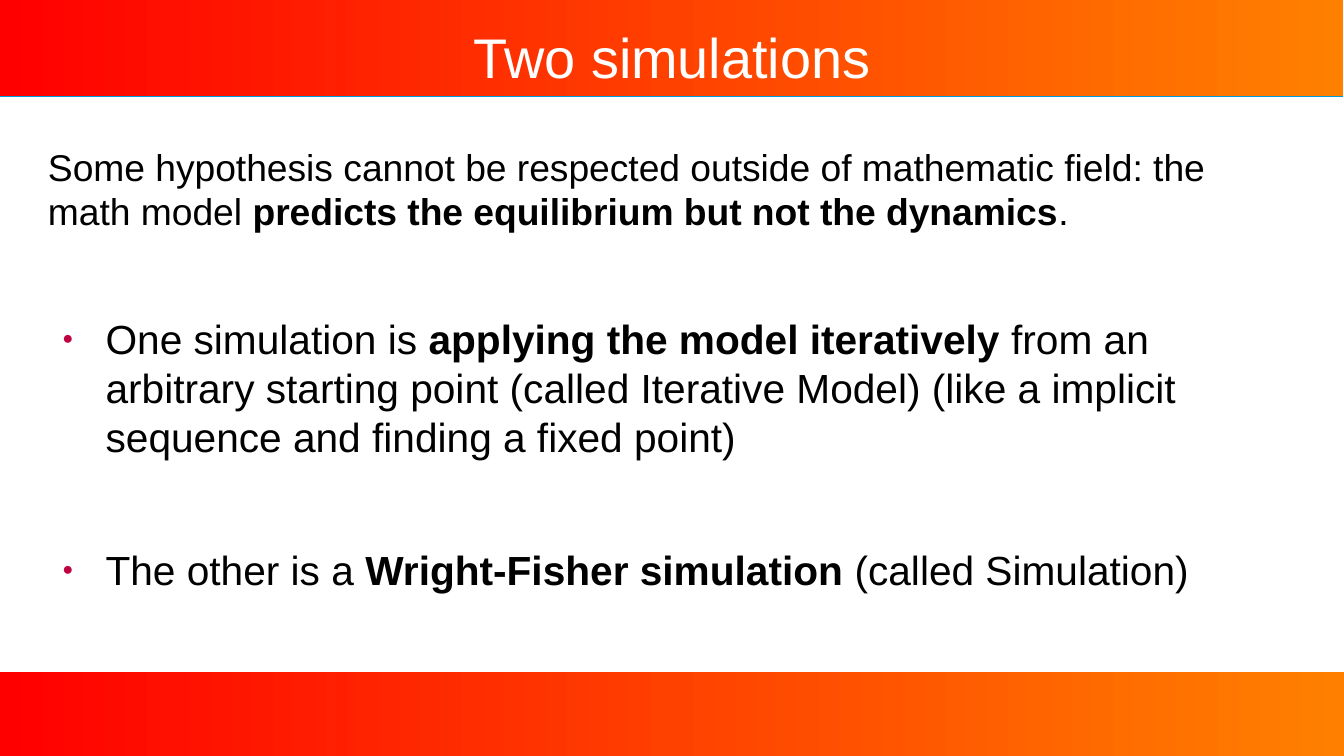
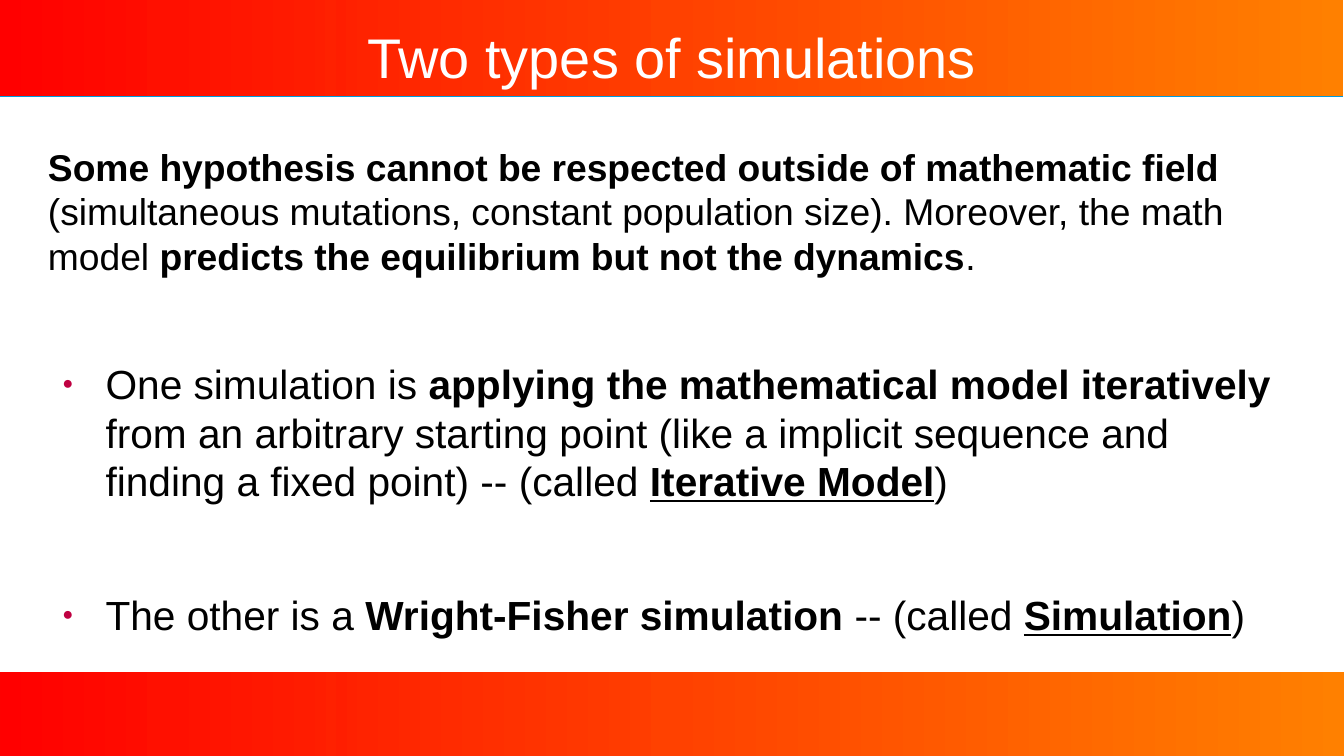
Before and after one commit to Jojobarbarr/AL_predict, a slide deck: slide 10 of talk.odp (slide 8 before the commit). Drawn at 1344x756 pixels with LibreOffice and Linux fonts; fonts in the diff are those of the drawing; background and template pictures are left out. Boxes give left, top, right and bottom in pixels: in the first picture for what was removed or moved away, otherwise in the second. Text is boxed around its words. In the diff, an @@ line names an element or a change of style, - is before the commit and + after.

```diff
--- a/talk.odp
+++ b/talk.odp
@@ title at box(368, 37, 975, 88): text changed @@
-Two simulations
+Two types of simulations
@@ text at box(48, 154, 1271, 637): text changed @@
-Some hypothesis cannot be respected outside of mathematic field: the math model predicts the equilibrium but not the dynamics.
-● One simulation is applying the model iteratively from an arbitrary starting point (called Iterative Model) (like a implicit sequence and finding a fixed point)
-● The other is a Wright-Fisher simulation (called Simulation)
+Some hypothesis cannot be respected outside of mathematic field (simultaneous mutations, constant population size). Moreover, the math model predicts the equilibrium but not the dynamics.
+● One simulation is applying the mathematical model iteratively from an arbitrary starting point (like a implicit sequence and finding a fixed point) -- (called Iterative Model)
+● The other is a Wright-Fisher simulation -- (called Simulation)
```
Also in this commit, not shown: 6 other slides changed, 11 slides added, 2 slides removed, 8 other files.
